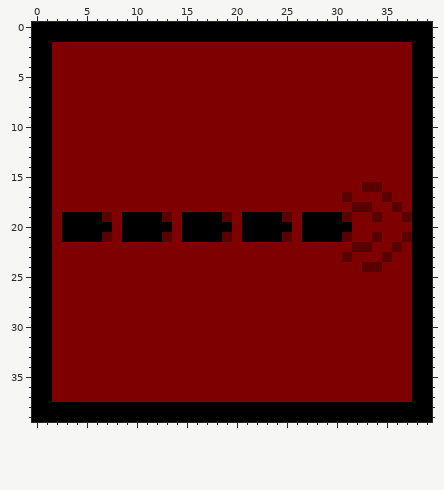
Pixel-art sprite: Images/PowerUp.png. Above, as it was before the edit.
The file is 40x40 pixels. Colours within 5 levels of each other are drawn and written as one.
After:
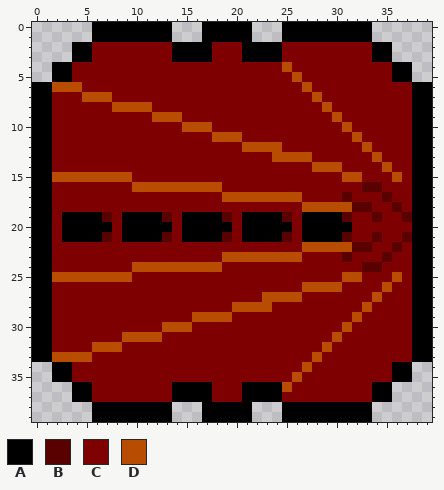
Palette (. is transparent): A #000000  B #590000  C #7f0000  D #b84c00
The edit:
The author changed colour C to colour A in rows 2 to 3 at x 4 to 5, 14 to 17, 21 to 24 and 34 to 35; in rows 4 to 5 at x 2 to 3 and 36 to 37; in rows 34 to 35 at x 2 to 3 and 36 to 37; in rows 36 to 37 at x 4 to 5, 14 to 17, 21 to 24 and 34 to 35.
The author changed colour C to colour D in row 4 at x 25; in row 5 at x 26; in row 6 at x 2 to 4 and 27; in row 7 at x 5 to 7 and 28; in row 8 at x 8 to 11 and 29; in row 9 at x 12 to 14 and 30.
The author changed colour C to colour D in row 10 at x 15 to 17 and 31; in row 11 at x 18 to 20 and 32; in row 12 at x 21 to 24 and 33; in row 13 at x 24 to 27 and 34; in row 14 at x 28 to 30 and 35; in row 15 at x 2 to 9, 31 to 32 and 36.
The author changed colour C to colour D in row 16 at x 10 to 18; in row 17 at x 19 to 26; in row 18 at x 27 to 31; in row 22 at x 27 to 31; in row 23 at x 19 to 26; in row 24 at x 10 to 18.
The author changed colour C to colour D in row 25 at x 2 to 9, 31 to 32 and 36; in row 26 at x 27 to 30 and 35; in row 27 at x 23 to 26 and 34; in row 28 at x 20 to 23 and 33; in row 29 at x 16 to 19 and 32; in row 30 at x 13 to 15 and 31.
The author changed colour C to colour D in row 31 at x 9 to 12 and 30; in row 32 at x 6 to 8 and 29; in row 33 at x 2 to 5 and 28; in row 34 at x 27; in row 35 at x 26; in row 36 at x 25.
The edit erases colour A in rows 0 to 1 at x 0 to 5, 14 to 16, 22 to 24 and 34 to 39; in rows 2 to 5 at x 0 to 1 and 38 to 39; in rows 34 to 37 at x 0 to 1 and 38 to 39; in rows 38 to 39 at x 0 to 5, 14 to 16, 22 to 24 and 34 to 39.
The edit erases colour C in rows 2 to 3 at x 2 to 3 and 36 to 37; in rows 36 to 37 at x 2 to 3 and 36 to 37.
Boxes around the changes in both pictures, in picture pixels (x1, y1, x2, y2):
changed: (32, 22, 432, 422)
